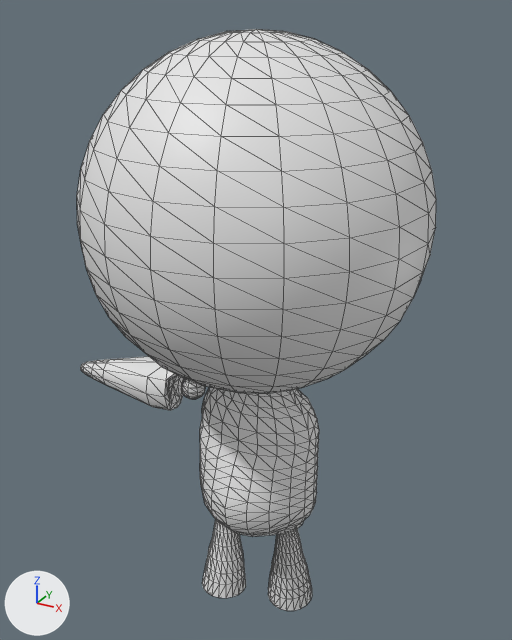
The OBJ model res/models/planetHead/exp_17.obj: old version first, new version second.
Rendered twice from a camera (50 mm lens) standing at (3.28, -5.98, 7.76) and looking at (-0.15, 0.25, 4.65). The lights are fixed; the arrows at lower left show +X, +Y and +Z. Mesh edges are drawn as thin lines. Where no turn or scale is listed for an object, it has been applied to the vertices.

In view in the first picture: 'exp_17'.
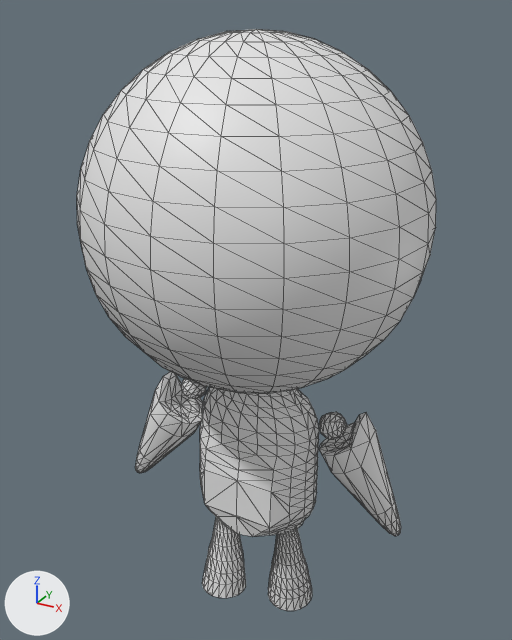
Pixel boxes [x1, y1, x2, y2] of what changed, in the pictures (512 x 640 px; the box of a moved part takes in the faces that stretch with it):
```json
{"part": 1, "of": "me_exp_17", "change": "moved or reshaped", "before": [80, 357, 184, 410], "after": [135, 372, 203, 473]}
{"part": 2, "of": "me_exp_17", "change": "added", "after": [319, 412, 347, 439]}
{"part": 3, "of": "me_exp_17", "change": "added", "after": [319, 412, 401, 536]}
{"part": 4, "of": "me_exp_17", "change": "moved or reshaped", "before": [181, 378, 290, 537], "after": [181, 379, 290, 537]}
```

Edits to the scene script, one JSON object a line:
```json
{"block": "me_exp_17", "where": "# used by ob_exp_17; location = (0.0, 0.0, 0.0)"}
{"op": "remove", "block": "me_exp_17", "code": "me_exp_17.from_pydata(...)  # 1316 vertices, 2608 faces; spans x -2.41..1.72, y -1.74..1.7, z 1.01..7.6"}
{"op": "add", "block": "me_exp_17", "code": "me_exp_17.from_pydata(...)  # 1438 vertices, 2844 faces; spans x -1.72..1.72, y -1.74..1.7, z 1.01..7.6"}
{"block": "me_exp_17", "change": "me_exp_17 part 1: the loose piece of 90 vertices spanning x -2.41..-0.92, y -0.29..0.37, z 3.37..4.02 is multiplied about its middle by the matrix ((0.499, 0.036, -0.866), (-0.071, 0.997, 0.0), (0.864, 0.062, 0.5)), then moved by (0.39, -0.04, -0.65)"}
{"block": "me_exp_17", "change": "me_exp_17 part 2: the loose piece of 58 vertices spanning x -1.05..-0.76, y -0.05..0.24, z 3.54..3.84 is copied, and the copy is multiplied about its middle by the matrix ((-0.499, -0.036, 0.866), (0.071, -0.997, 0.0), (0.864, 0.062, 0.5)), then moved by (1.77, -0.01, 0.01); it spans x 0.72..1.02, y -0.06..0.24, z 3.55..3.85"}
{"block": "me_exp_17", "change": "me_exp_17 part 3: the loose piece of 90 vertices spanning x -2.41..-0.92, y -0.29..0.37, z 3.37..4.02 is copied, and the copy is multiplied about its middle by the matrix ((-0.499, -0.036, 0.866), (0.071, -0.997, 0.0), (0.864, 0.062, 0.5)), then moved by (2.91, 0.14, -0.65); it spans x 0.7..1.65, y -0.11..0.54, z 2.37..3.85"}
{"block": "me_exp_17", "change": "me_exp_17 part 4"}
{"block": "me_exp_17", "change": "92 vertices are removed from x -1.05..0.41, y -0.7..0.51, z 2.38..3.84"}
{"block": "me_exp_17", "change": "210 faces are deleted"}
{"block": "me_exp_17", "change": "13 vertices in x -0.23..0.21, y 0.51..0.54, z 2.69..3.17 move by (0.0, 0.0, -0.23)"}
{"block": "me_exp_17", "change": "1 vertex moves within x -0.89, y -0.01, z 3.59"}
{"block": "me_exp_17", "change": "66 vertices are added at x -1.04..0.29, y -0.46..0.51, z 2.41..3.85"}
{"block": "me_exp_17", "change": "158 new faces join them"}
```
